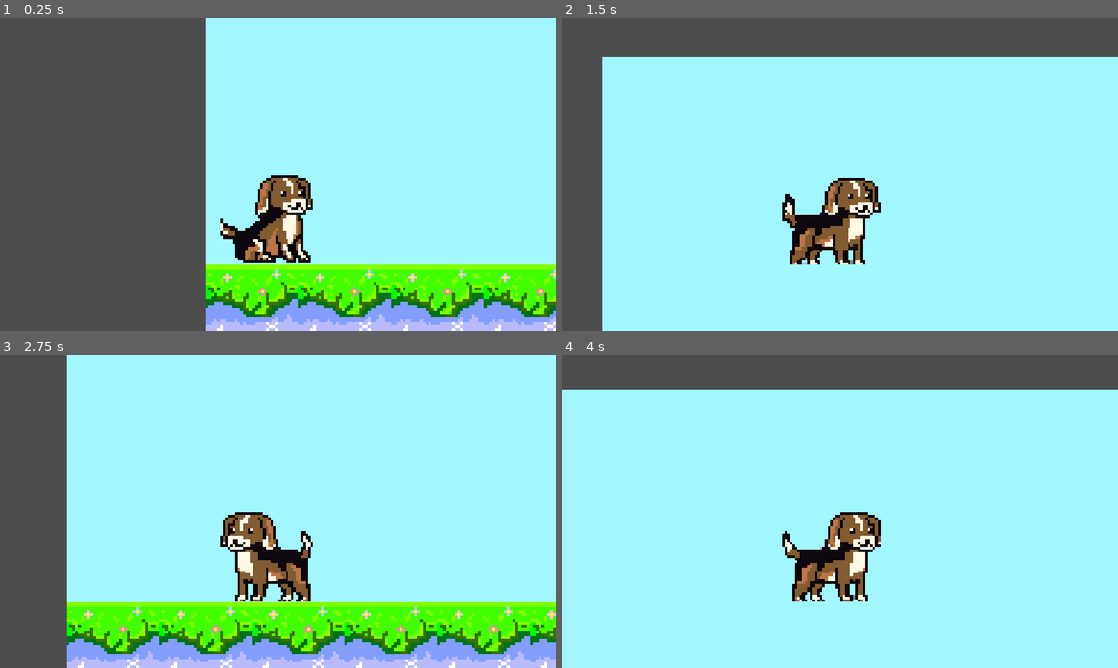
Above: before the commit, frames 1-4 (two rows, left to right).
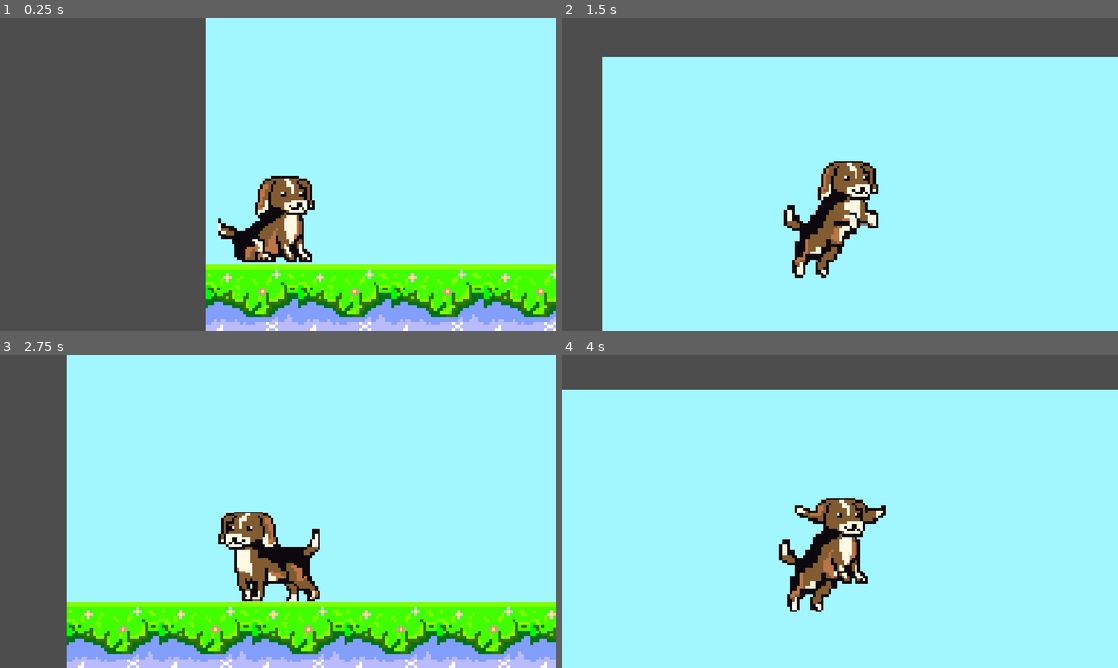
Above: after the commit, the same moments.

Repository: jn-sutton/Home_StillCompiling
Game: Godot game, scene res://assets/scenes/levels/level_0.tscn
Same seed, same stepped clock (60 frames per second), same inputs: the game is played once before the commit and once after it.
Inputs:
- Up to frame 1 (0.25 s): no input
- Up to frame 2 (1.5 s): hold D (move_right) from 0.53 s (still down); tap Space (jump) at 0.6, 0.77, 1.07, 1.35 s
- Up to frame 3 (2.75 s): tap Space (jump) at 1.52, 1.82, 2.1 s; release D (move_right) at 2.03 s; hold A (move_left) from 2.03 s (still down)
- Up to frame 4 (4 s): release A (move_left) at 2.78 s; hold D (move_right) from 2.78 s (still down); tap Space (jump) at 2.85, 3.02, 3.32, 3.6, 3.77 s

The runs differ from the first frame. In frame 1, 0.5% of the frame differs, in the area x 39-57%, y 50-79%; in frame 2, 3.3%; in frame 3, 1.4%; in frame 4, 3.6%, in the area x 39-59%, y 45-82%.

Commit message:
Added jumping and falling motion in animator as well as in player-animator script. Used velocity to tell if animation was jumping or falling.

Diff:
--- a/assets/scenes/player/Player.tscn
+++ b/assets/scenes/player/Player.tscn
@@ -1,8 +1,8 @@
-[gd_scene load_steps=9 format=3 uid="uid://b1x7f837f153v"]
+[gd_scene load_steps=11 format=3 uid="uid://b1x7f837f153v"]
 
 [ext_resource type="Script" uid="uid://dyn3sp4a1p1t1" path="res://assets/scripts/player_controller.gd" id="1_gv7my"]
 [ext_resource type="Script" uid="uid://dp3khb1fhmjla" path="res://assets/scripts/player_animator.gd" id="2_x56rk"]
-[ext_resource type="Texture2D" uid="uid://bydoopthyy2u3" path="res://assets/sprites/beagle.png" id="3_x4tgb"]
+[ext_resource type="Texture2D" uid="uid://b1e8283sixrjn" path="res://assets/sprites/beagle_sprite.png" id="3_gv7my"]
 
 [sub_resource type="Animation" id="Animation_vxsu0"]
 length = 0.001
@@ -17,6 +17,22 @@
 "transitions": PackedFloat32Array(1),
 "update": 0,
 "values": [Rect2(6, 31.5, 39, 34)]
+}
+
+[sub_resource type="Animation" id="Animation_gv7my"]
+resource_name = "falling"
+step = 0.1
+tracks/0/type = "value"
+tracks/0/imported = false
+tracks/0/enabled = true
+tracks/0/path = NodePath("PlayerAnimator/Sprite2D:region_rect")
+tracks/0/interp = 1
+tracks/0/loop_wrap = true
+tracks/0/keys = {
+"times": PackedFloat32Array(0),
+"transitions": PackedFloat32Array(1),
+"update": 0,
+"values": [Rect2(82, 122.5, 42, 46)]
 }
 
 [sub_resource type="Animation" id="Animation_66irs"]
@@ -37,6 +53,23 @@
 "values": [Rect2(7, 31.5, 39, 34), Rect2(54, 30.5, 39, 34), Rect2(54, 30.5, 39, 34), Rect2(93, 31.5, 39, 34), Rect2(135, 31.5, 39, 34), Rect2(178, 31.5, 39, 34), Rect2(222, 31.5, 39, 34), Rect2(222, 31.5, 39, 34)]
 }
 
+[sub_resource type="Animation" id="Animation_vpbwg"]
+resource_name = "jumping"
+loop_mode = 1
+step = 0.1
+tracks/0/type = "value"
+tracks/0/imported = false
+tracks/0/enabled = true
+tracks/0/path = NodePath("PlayerAnimator/Sprite2D:region_rect")
+tracks/0/interp = 1
+tracks/0/loop_wrap = true
+tracks/0/keys = {
+"times": PackedFloat32Array(0),
+"transitions": PackedFloat32Array(1),
+"update": 0,
+"values": [Rect2(14, 122.5, 42, 46)]
+}
+
 [sub_resource type="Animation" id="Animation_o8nn8"]
 resource_name = "move"
 loop_mode = 1
@@ -51,13 +84,15 @@
 "times": PackedFloat32Array(0.0010849475, 0.13344854, 0.24085833, 0.36996707, 0.49799088, 0.6260147, 0.75946325, 0.90159136),
 "transitions": PackedFloat32Array(1, 1, 1, 1, 1, 1, 1, 1),
 "update": 0,
-"values": [Rect2(6, 76.5, 39, 34), Rect2(51, 77.5, 39, 34), Rect2(97, 78.5, 39, 34), Rect2(144, 77.5, 39, 34), Rect2(190, 78.5, 39, 34), Rect2(234, 77.5, 39, 34), Rect2(279, 77.5, 39, 34), Rect2(234, 76.5, 39, 34)]
+"values": [Rect2(6, 76.5, 39, 34), Rect2(51, 77.5, 39, 34), Rect2(97, 78.5, 39, 34), Rect2(144, 77.5, 39, 34), Rect2(190, 77.5, 39, 34), Rect2(234, 77.5, 39, 34), Rect2(279, 76.5, 39, 34), Rect2(234, 76.5, 39, 34)]
 }
 
 [sub_resource type="AnimationLibrary" id="AnimationLibrary_o8nn8"]
 _data = {
 &"RESET": SubResource("Animation_vxsu0"),
+&"falling": SubResource("Animation_gv7my"),
 &"idle": SubResource("Animation_66irs"),
+&"jumping": SubResource("Animation_vpbwg"),
 &"move": SubResource("Animation_o8nn8")
 }
 
@@ -88,8 +123,8 @@
 
 [node name="Sprite2D" type="Sprite2D" parent="PlayerAnimator"]
 position = Vector2(-3.0000007, 0.42500043)
-scale = Vector2(0.87179494, 0.9161765)
-texture = ExtResource("3_x4tgb")
+scale = Vector2(0.9, 0.9)
+texture = ExtResource("3_gv7my")
 region_enabled = true
 region_rect = Rect2(6, 31.5, 39, 34)
 
--- a/assets/scripts/player_animator.gd
+++ b/assets/scripts/player_animator.gd
@@ -5,16 +5,22 @@
 @export var sprite : Sprite2D
 
 func _process(_delta):
-	# 1. Handle Sprite Flipping (as discussed before)
+	# Handle Sprite Flipping
 	if player_controller.direction != 0:
 		sprite.flip_h = (player_controller.direction == -1)
 
-	# 2. Handle Animation Switching
+	# Handle Animation Switching
 	var target_anim = "idle" # Default
-	if player_controller.direction != 0:
+
+	# Check if player is jumping
+	if player_controller.velocity.y < 0:  # Moving upward = jumping
+		target_anim = "jumping"
+	elif player_controller.velocity.y > 0:  # Falling
+		target_anim = "falling"
+	elif player_controller.direction != 0:  # Moving left or right
 		target_anim = "move"
+	# else it stays "idle"
 
 	# ONLY call play if the current animation is different
-	# This prevents the animation from restarting every frame
 	if animation_player.current_animation != target_anim:
 		animation_player.play(target_anim)
Binary file removed: assets/sprites/beagle.png
Binary file added: assets/sprites/beagle_sprite.png
Not shown, changed: assets/sprites/beagle_sprite.png.import
